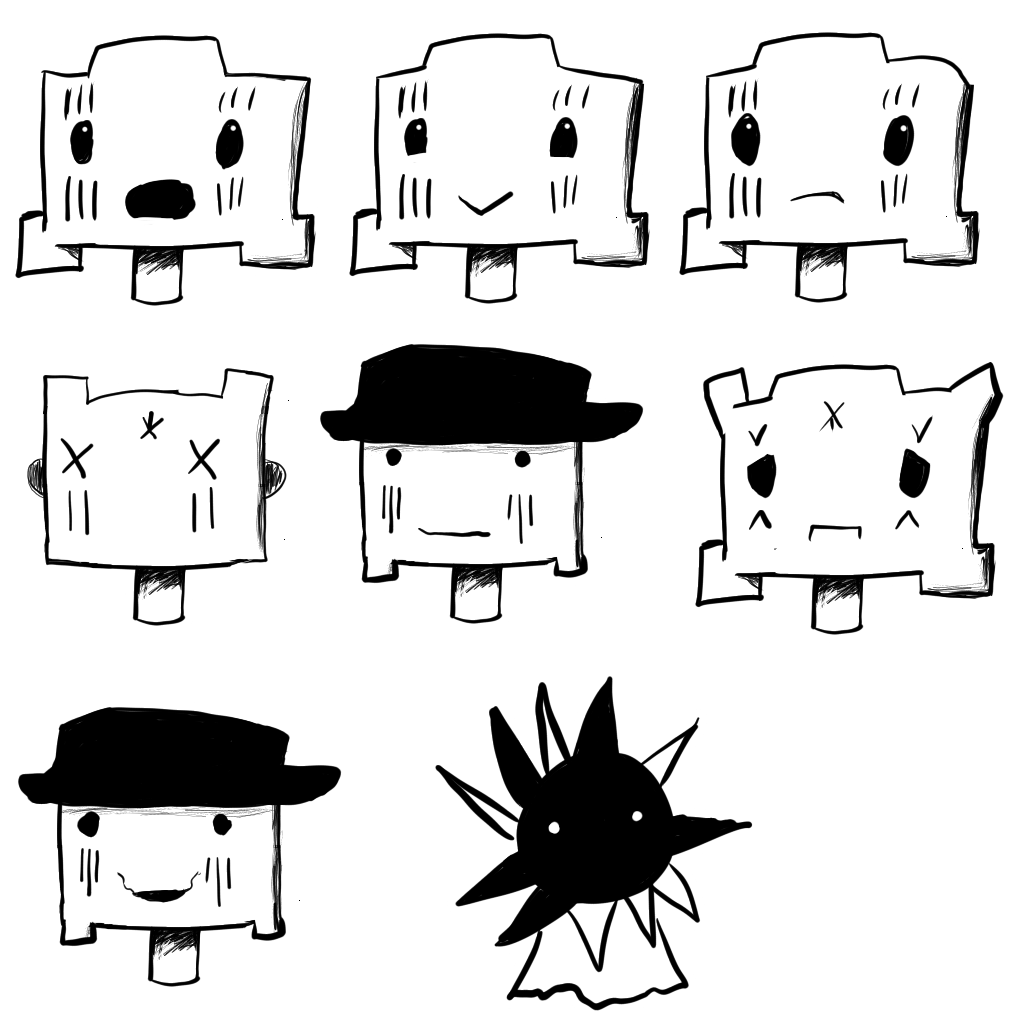
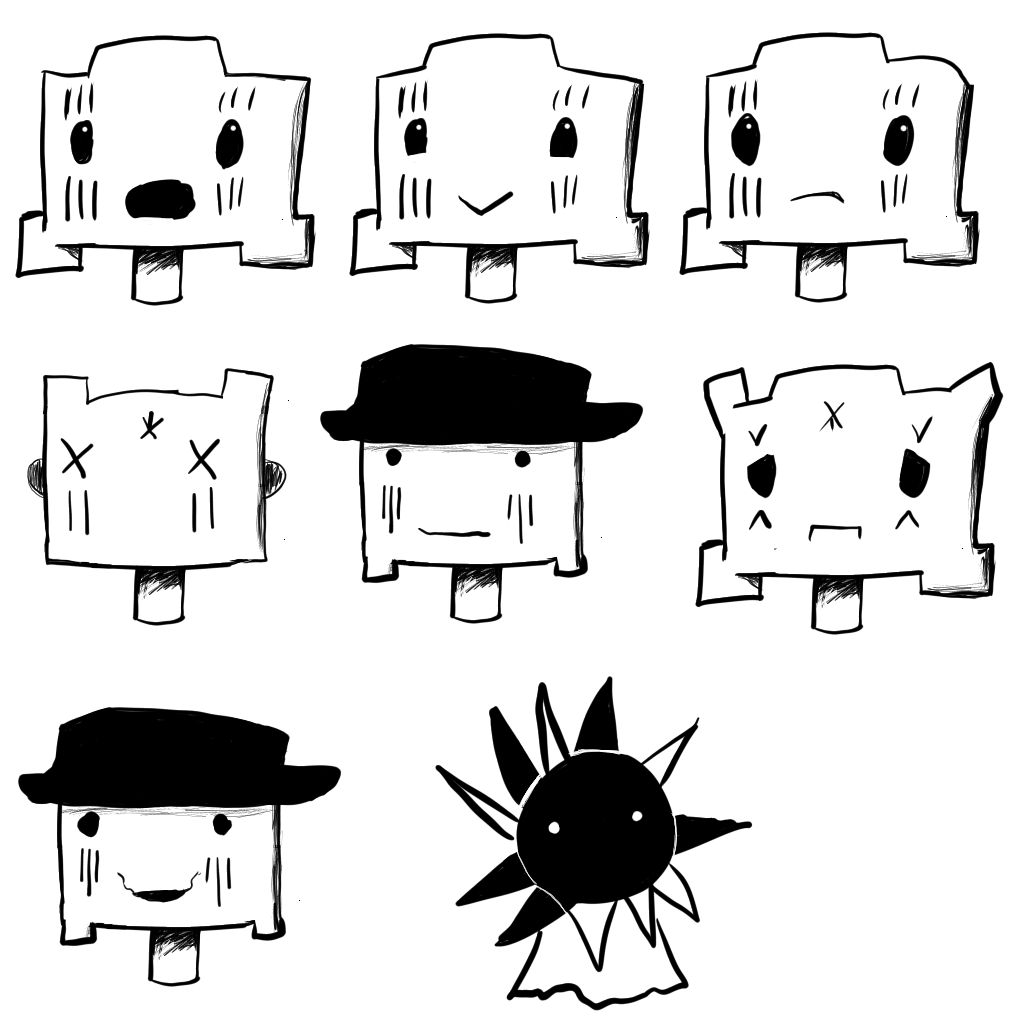
Layered file, before and after one edit (1024 × 1024). Changes by layer:
painted on "Paint Layer 1" (1st of 7) over left=517, top=749, right=678, bottom=916
